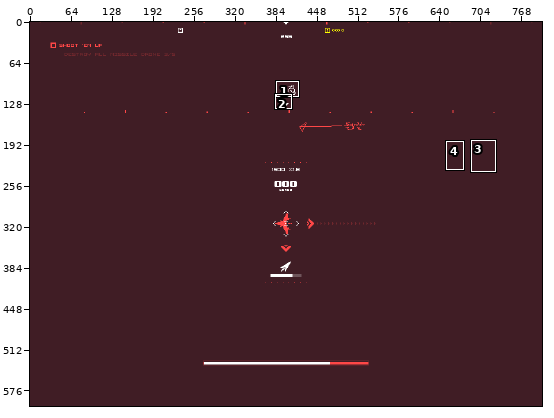
One commit to this pixel-art file: Resources/wip/shariceinvader.aseprite. The picture above shows the old version from afar; the outline marks the close-up.
Close-up. Old version:
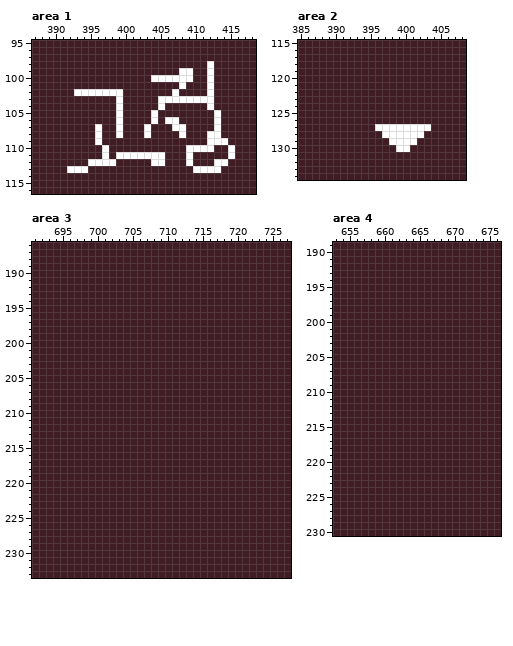
800x600 pixels, 1 frame. Shown: area 1: x 387..418, y 95..116; area 2: x 385..408, y 115..134; area 3: x 691..727, y 186..233; area 4: x 653..676, y 189..230. The commit also changed other parts of the picture, which this record leaves out.
Once edited:
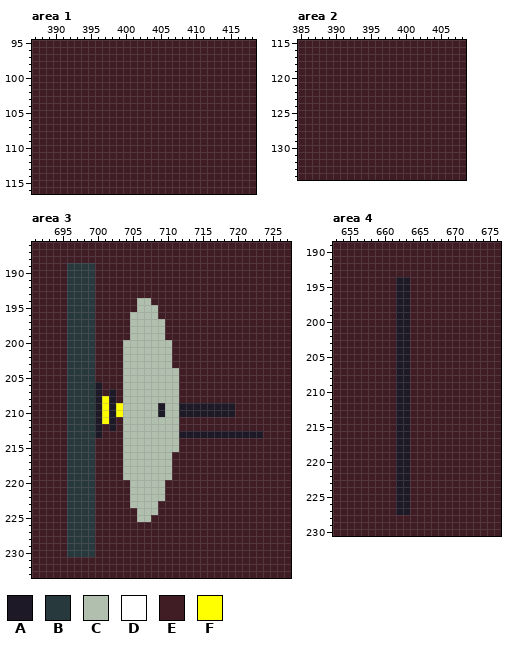
Palette (. is transparent): A #1e1926  B #28393d  C #b0bfae  D #ffffff  E #401d25  F #ffff00
Edits made:
layer "gameplay/enemy/seanettle" now shown
Area 1, layer "gameplay/ui/location":
y 98: x 412 D -> E
y 99: x 408..409 DD -> EE; x 412 D -> E
y 100: x 404..409 DDDDDD -> EEEEEE; x 412 D -> E
y 101: x 408 D -> E; x 412 D -> E
y 102: x 393..399 DDDDDDD -> EEEEEEE; x 407 D -> E; x 412 D -> E
y 103: x 399 D -> E; x 405..412 DDDDDDDD -> EEEEEEEE
y 104: x 399 D -> E; x 405 D -> E; x 412 D -> E
y 105: x 399 D -> E; x 404 D -> E; x 413 D -> E
y 106: x 399 D -> E; x 404 D -> E; x 406..407 DD -> EE; x 413 D -> E
y 107: x 396 D -> E; x 399 D -> E; x 403 D -> E; x 407..408 DD -> EE; x 413 D -> E
y 108: x 396 D -> E; x 399 D -> E; x 403 D -> E; x 408 D -> E; x 412..413 DD -> EE
y 109: x 396 D -> E; x 412..414 DDD -> EEE
y 110: x 397 D -> E; x 409..412 DDDD -> EEEE; x 415 D -> E
y 111: x 397 D -> E; x 399..405 DDDDDDD -> EEEEEEE; x 409 D -> E; x 415 D -> E
y 112: x 395..398 DDDD -> EEEE; x 404..405 DD -> EE; x 409 D -> E; x 413..414 DD -> EE
y 113: x 392..394 DDD -> EEE; x 410..413 DDDD -> EEEE
Area 2, layer "gameplay/ui/location":
y 127: x 396..403 DDDDDDDD -> EEEEEEEE
y 128: x 397..402 DDDDDD -> EEEEEE
y 129: x 398..401 DDDD -> EEEE
y 130: x 399..400 DD -> EE
Area 3, layer "gameplay/enemy/seanettle":
y 189..193: x 696..699 EEEE -> BBBB
y 194: x 696..699 EEEE -> BBBB; x 706..707 EE -> CC
y 195: x 696..699 EEEE -> BBBB; x 706..708 EEE -> CCC
y 196: x 696..699 EEEE -> BBBB; x 705..708 EEEE -> CCCC
y 197..199: x 696..699 EEEE -> BBBB; x 705..709 EEEEE -> CCCCC
y 200..203: x 696..699 EEEE -> BBBB; x 704..710 EEEEEEE -> CCCCCCC
y 204..205: x 696..699 EEEE -> BBBB; x 704..711 EEEEEEEE -> CCCCCCCC
y 206: x 696..700 EEEEE -> BBBBA; x 704..711 EEEEEEEE -> CCCCCCCC
y 207: x 696..700 EEEEE -> BBBBA; x 702 E -> A; x 704..711 EEEEEEEE -> CCCCCCCC
y 208: x 696..702 EEEEEEE -> BBBBAFA; x 704..711 EEEEEEEE -> CCCCCCCC
y 209..210: x 696..719 EEEEEEEEEEEEEEEEEEEEEEEE -> BBBBAFAFCCCCCACCAAAAAAAA
y 211: x 696..702 EEEEEEE -> BBBBAFA; x 704..711 EEEEEEEE -> CCCCCCCC
y 212: x 696..700 EEEEE -> BBBBA; x 702 E -> A; x 704..711 EEEEEEEE -> CCCCCCCC
y 213: x 696..700 EEEEE -> BBBBA; x 704..723 EEEEEEEEEEEEEEEEEEEE -> CCCCCCCCAAAAAAAAAAAA
y 214..215: x 696..699 EEEE -> BBBB; x 704..711 EEEEEEEE -> CCCCCCCC
y 216..219: x 696..699 EEEE -> BBBB; x 704..710 EEEEEEE -> CCCCCCC
y 220..222: x 696..699 EEEE -> BBBB; x 705..709 EEEEE -> CCCCC
y 223: x 696..699 EEEE -> BBBB; x 705..708 EEEE -> CCCC
y 224: x 696..699 EEEE -> BBBB; x 706..708 EEE -> CCC
y 225: x 696..699 EEEE -> BBBB; x 706..707 EE -> CC
y 226..230: x 696..699 EEEE -> BBBB
Area 4, layer "gameplay/enemy/seanettle":
y 194..227: x 662..663 EE -> AA
Where, in picture pixels (left, top, right, bottom), the same in both close-ups:
changed: (67, 61, 235, 173)
changed: (375, 124, 431, 152)
changed: (67, 263, 263, 557)
changed: (396, 277, 410, 515)
